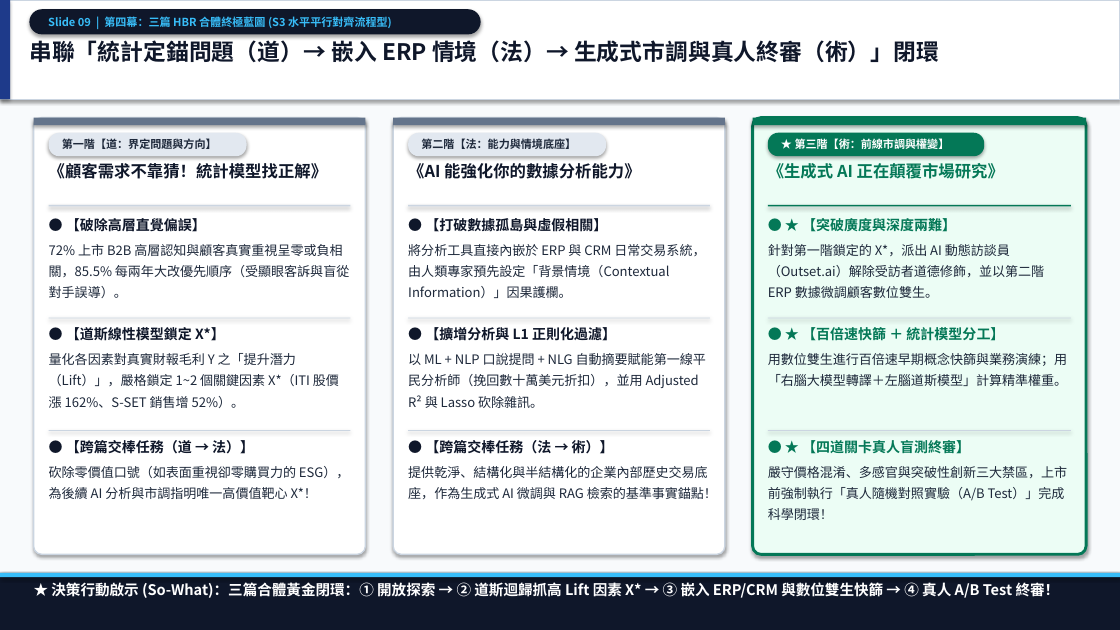
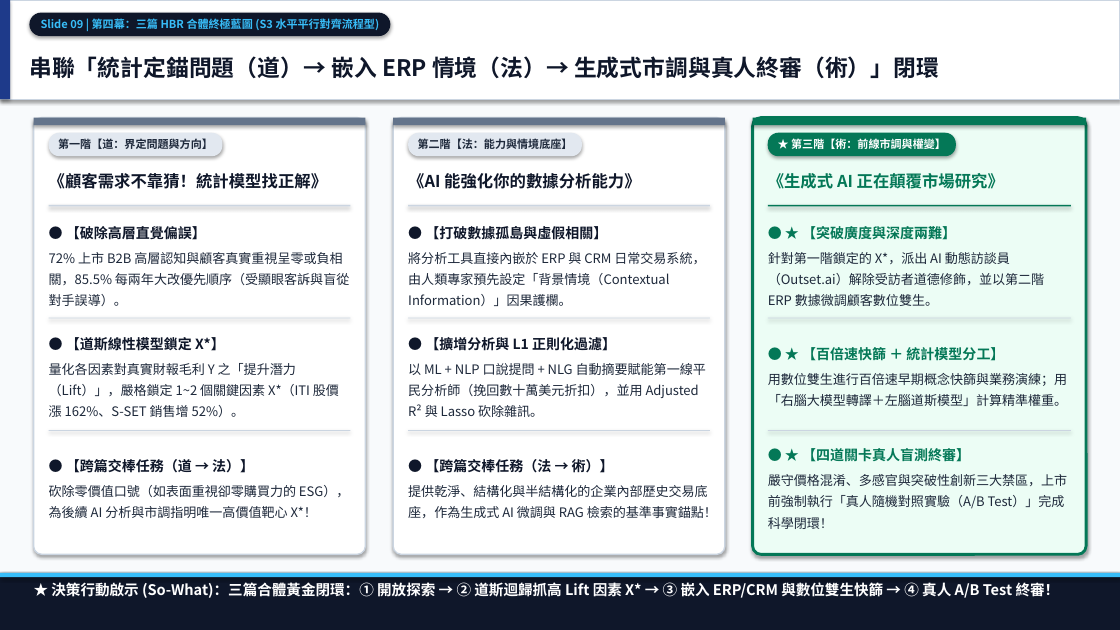
Before and after one commit to markyang20040112-source/deep-reading-and-visual-synthesis, a slide deck: slide 9 of reading_sessions/20261031_生成式AI顛覆市場研究/02_outputs/生成式AI顛覆市場研究_深度思辨與三篇合體簡報.pptx. Drawn at 1120x630 pixels with LibreOffice and Linux fonts; fonts in the diff are those of the drawing. Boxes give left, top, right and bottom in pixels: in the first picture for what was removed or moved away, otherwise in the second. Text is boxed around its words. In the diff, an @@ line names an element or a change of style, - is before the commit and + after.

```diff
--- a/reading_sessions/20261031_生成式AI顛覆市場研究/02_outputs/生成式AI顛覆市場研究_深度思辨與三篇合體簡報.pptx
+++ b/reading_sessions/20261031_生成式AI顛覆市場研究/02_outputs/生成式AI顛覆市場研究_深度思辨與三篇合體簡報.pptx
@@ alignment left to centre in 4 elements at box(49, 133, 223, 156), box(408, 133, 582, 156), box(768, 133, 956, 156), box(29, 13, 391, 36) @@
@@ rounded rectangle "Slide 09 | 第四幕：三篇 HBR ...": place and size @@
-rounded rectangle "Slide 09 | 第四幕：三篇 HBR ..." at box(29, 9, 481, 34)
+rounded rectangle "Slide 09 | 第四幕：三篇 HBR ..." at box(29, 13, 391, 36)
@@ vertical alignment top to middle in 13 elements at box(49, 226, 349, 306), box(49, 337, 339, 417), box(49, 459, 349, 518), box(408, 226, 705, 306), box(408, 337, 706, 417), box(408, 459, 717, 518), box(768, 226, 1044, 306), box(768, 347, 1067, 406), box(768, 448, 1067, 529), box(768, 173, 1004, 189), box(49, 173, 327, 189), box(408, 173, 640, 189), box(29, 56, 939, 78) @@
@@ text "串聯「統計定錨問題（道）→ 嵌入 ERP 情境（法）→ 生成式市調與真人終審（術）」閉環": place and size @@
-text "串聯「統計定錨問題（道）→ 嵌入 ERP 情境（法）→ 生成式市調與真人終審（術）」閉環" at box(29, 37, 939, 62)
+text "串聯「統計定錨問題（道）→ 嵌入 ERP 情境（法）→ 生成式市調與真人終審（術）」閉環" at box(29, 56, 939, 78)
@@ rounded rectangle "第一階【道：界定問題與方向】": place and size @@
-rounded rectangle "第一階【道：界定問題與方向】" at box(49, 133, 246, 156)
+rounded rectangle "第一階【道：界定問題與方向】" at box(49, 133, 223, 156)
@@ rounded rectangle "第二階【法：能力與情境底座】": place and size @@
-rounded rectangle "第二階【法：能力與情境底座】" at box(408, 133, 606, 156)
+rounded rectangle "第二階【法：能力與情境底座】" at box(408, 133, 582, 156)
@@ rounded rectangle "★ 第三階【術：前線市調與權變】": place and size @@
-rounded rectangle "★ 第三階【術：前線市調與權變】" at box(768, 133, 985, 156)
+rounded rectangle "★ 第三階【術：前線市調與權變】" at box(768, 133, 956, 156)
```
Also in this commit, not shown: 9 other slides changed, 10 other files.
